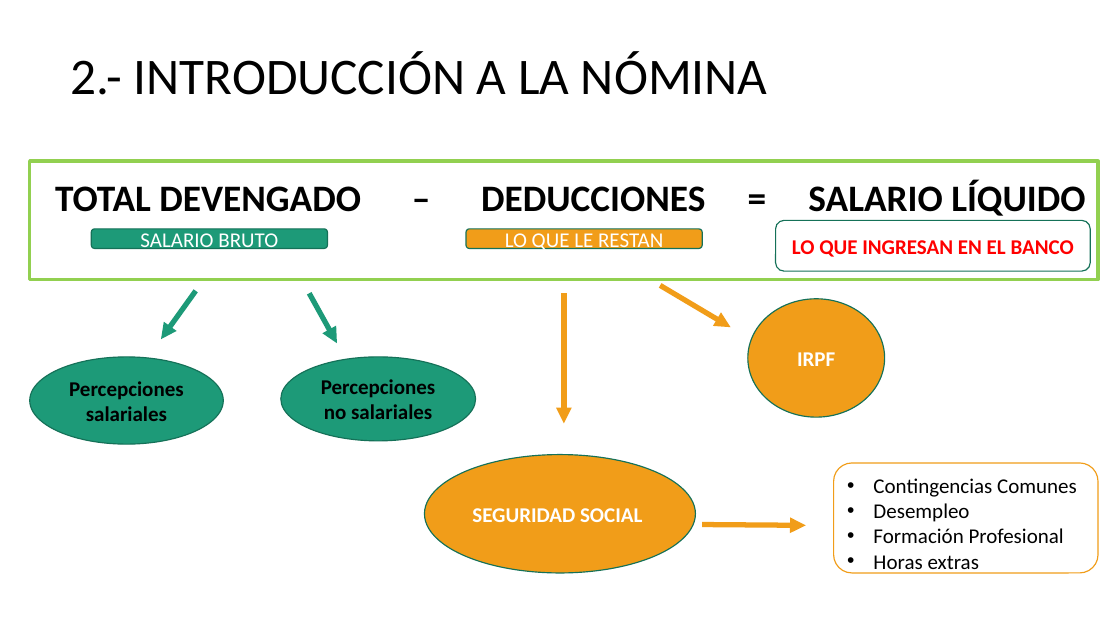
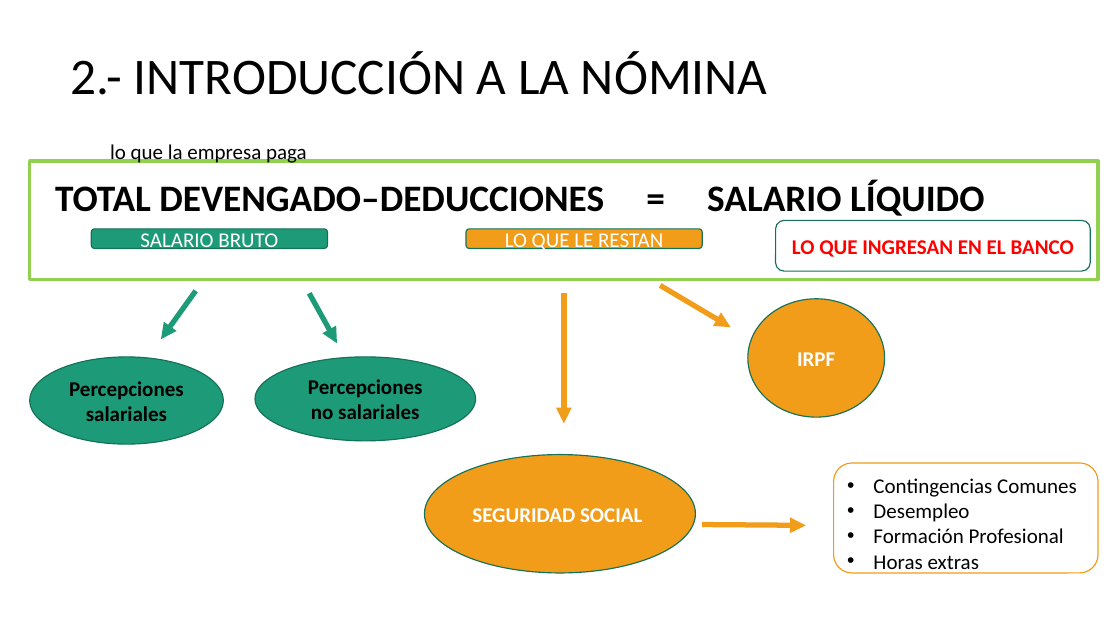
Before and after one commit to DiMaPaGa/daw1, a slide deck: slide 4 of PROGRAMACION/FOL/Tema 4 La nómina 2023.pptx. Drawn at 1120x630 pixels with LibreOffice and Linux fonts; fonts in the diff are those of the drawing. Boxes give left, top, right and bottom in pixels: in the first picture for what was removed or moved away, otherwise in the second. Text is boxed around its words. In the diff, an @@ line names an element or a change of style, - is before the commit and + after.

```diff
--- a/PROGRAMACION/FOL/Tema 4 La nómina 2023.pptx
+++ b/PROGRAMACION/FOL/Tema 4 La nómina 2023.pptx
@@ text added at (110, 144, 307, 163), 18 pt, text #000000 @@
+lo que la empresa paga
@@ text at (55, 180, 984, 221): spaces changed @@
-TOTAL DEVENGADO – DEDUCCIONES = SALARIO LÍQUIDO
+TOTAL DEVENGADO–DEDUCCIONES = SALARIO LÍQUIDO
@@ ellipse "Percepciones no salariales": place and size @@
-ellipse "Percepciones no salariales" at (281, 357, 476, 441)
+ellipse "Percepciones no salariales" at (255, 357, 476, 441)
```
Also in this commit, not shown: 5 other slides changed, 2 slides added, 30 other files.
